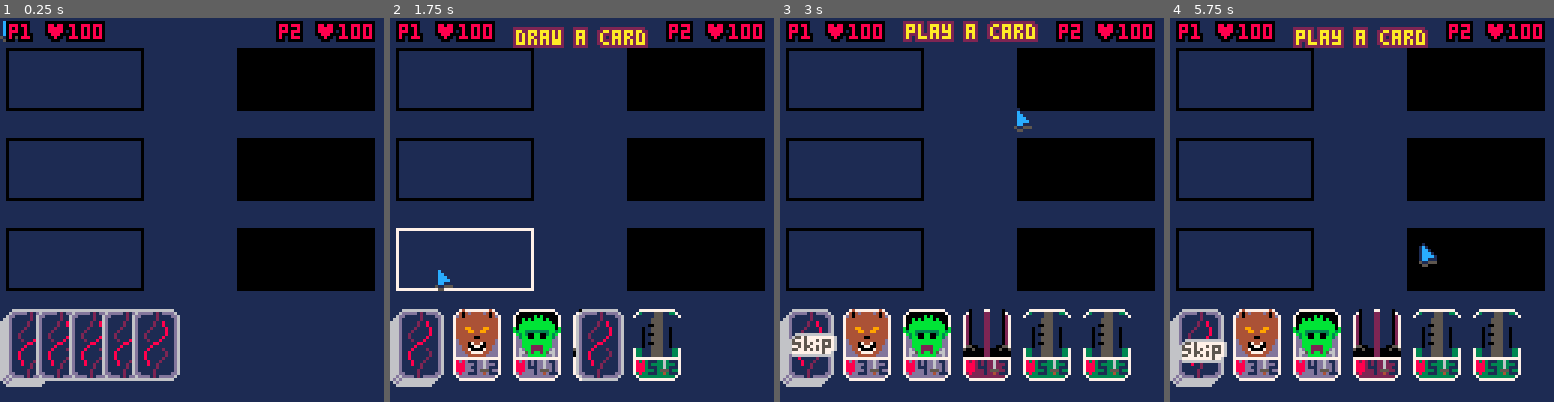
Above: before the commit, frames 1-4 (left to right).
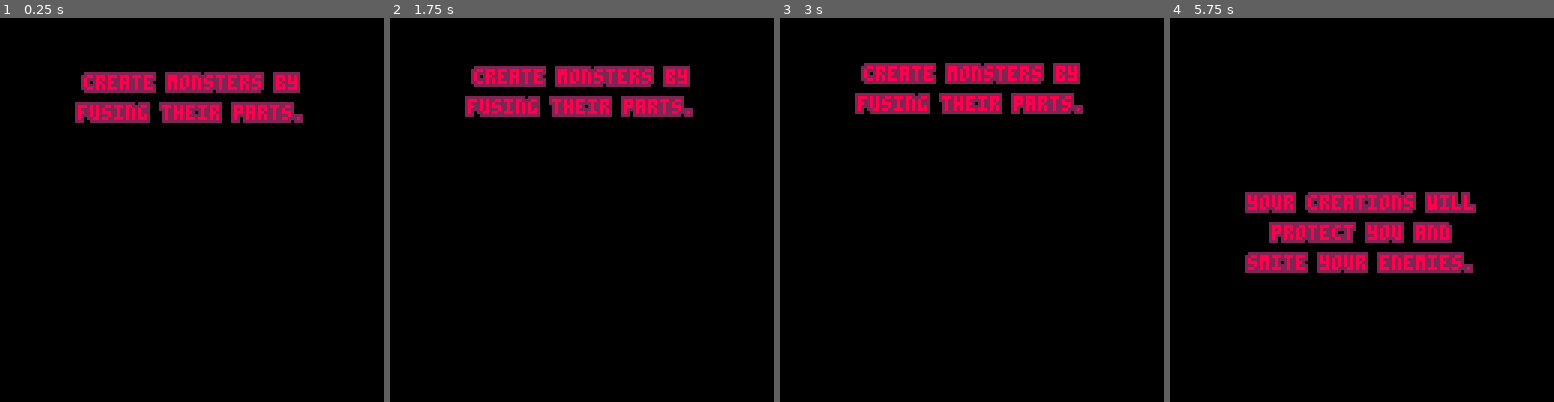
Above: after the commit, the same moments.

Repository: michaeljosephpurdy/2024-fall-game-jam
Game: PICO-8 cartridge 2024-fall-game-jam.p8
The game is run twice, just before and just after one commit, with the same random seed, the same clock (stepped at 60 frames per second) and the same inputs.
Inputs (mouse positions are in pixels of both pictures, inside the frame that each line leads up to):
- Up to frame 1 (0.25 s): no input
- Up to frame 2 (1.75 s): click (670, 121) at 0.67 s; click (436, 267) at 1.22 s
- Up to frame 3 (3 s): click (887, 114) at 1.77 s; click (952, 259) at 2.32 s; click (1014, 106) at 2.87 s
- Up to frame 4 (5.75 s): click (1465, 256) at 3.42 s; click (1231, 102) at 3.97 s; click (1292, 248) at 4.52 s; click (1354, 94) at 5.07 s; click (1419, 244) at 5.62 s

The runs differ from the first frame. In frame 1, 80% of the frame differs, in the area x 0-100%, y 0-100%; in frame 2, 80%; in frame 3, 79%; in frame 4, 79%.

Commit message:
Set intial state to intro screen

Diff:
--- a/2024-fall-game-jam.p8
+++ b/2024-fall-game-jam.p8
@@ -2,7 +2,7 @@
 version 42
 __lua__
 function _init()
- state='game'
+ state='intro'
  game_state='deal_hand'
  dt=1/60
  -- setup mouse
